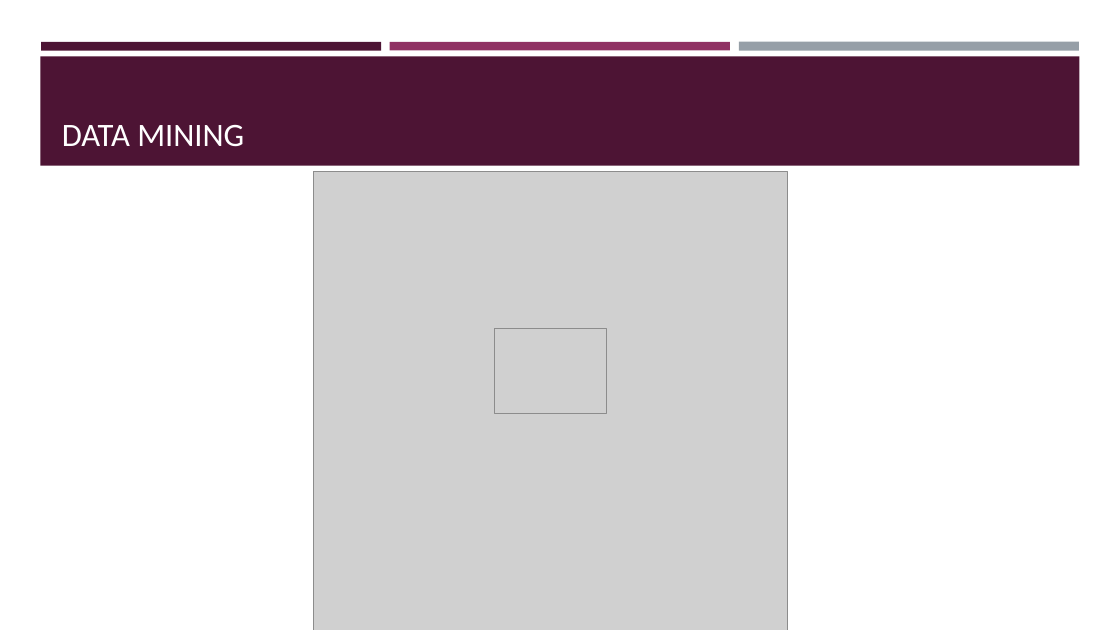
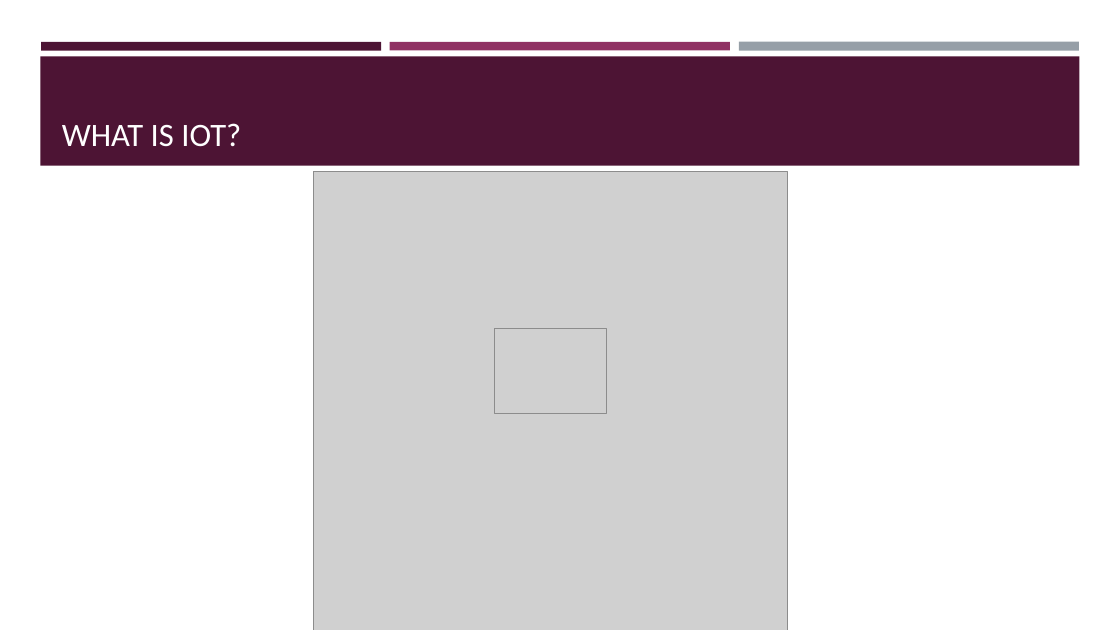
Before and after one commit to BeiyuLinCS/beiyulin.github.io, a slide deck: slide 4 of teach/fall_21/slides/ds_1.pptx. Drawn at 1120x630 pixels with LibreOffice and Linux fonts; fonts in the diff are those of the drawing; grey boxes stand for pictures. Boxes give left, top, right and bottom in pixels: in the first picture for what was removed or moved away, otherwise in the second. Text is boxed around its words. In the diff, an @@ line names an element or a change of style, - is before the commit and + after.

```diff
--- a/teach/fall_21/slides/ds_1.pptx
+++ b/teach/fall_21/slides/ds_1.pptx
@@ title at box(62, 123, 241, 147): text changed @@
-DATA MINING
+WHAT IS IOT?
```
Also in this commit, not shown: 3 other slides changed, 3 other files.
